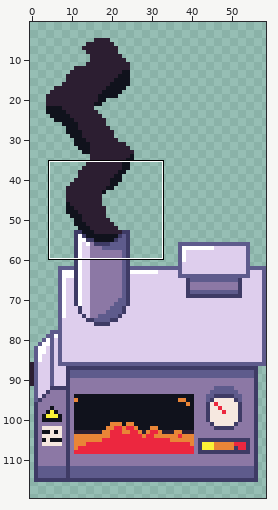
A pixel-art file gets an edit: Incinerator/Incinerator.aseprite. The picture above shows the old version from afar; the outline marks the close-up.
Close-up. Old version:
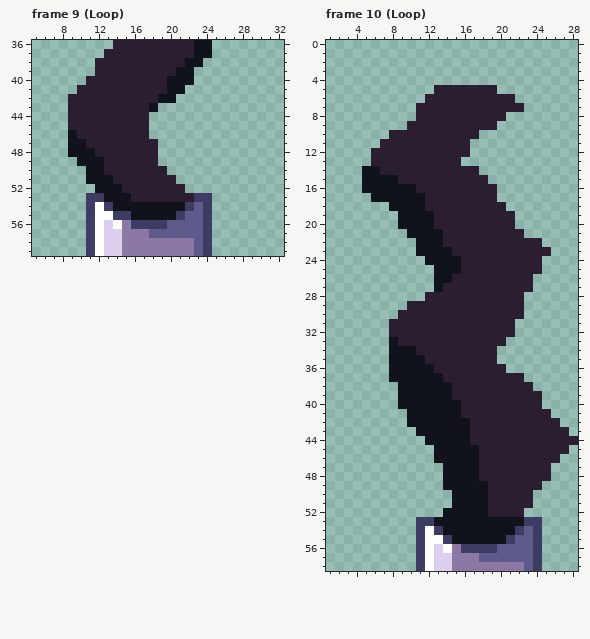
59x124 pixels, 10 frames. Shown: frame 9 (Loop): x 5..32, y 36..59; frame 10 (Loop): x 1..28, y 0..58. The wide view leaves out empty margins. The commit also changed other frames or places, which this record leaves out.
The result:
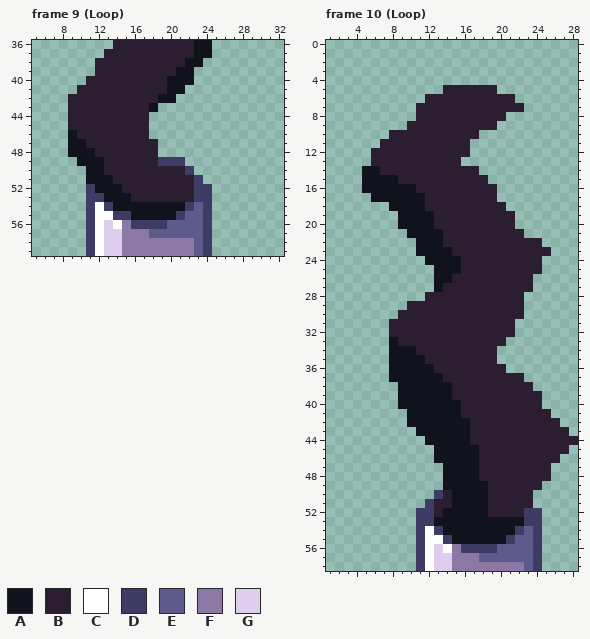
Palette (. is transparent): A #10121c  B #2c1e31  C #ffffff  D #3e3b65  E #5e5b8c  F #8c78a5  G #deceed
The edit:
Changed rows in their new state; - is an unchanged pixel.
Frame 9 (Loop), layer "Base":
first column x 11:
49 --------DDD---
50 ---------BBD--
51 ----------BBD-
52 D----------BDD
Frame 10 (Loop), layers "Smoke", "Base":
first column x 13:
 5 .
first column x 11:
50 --DB----------
51 -DBB----------
52 DDB---------DD
